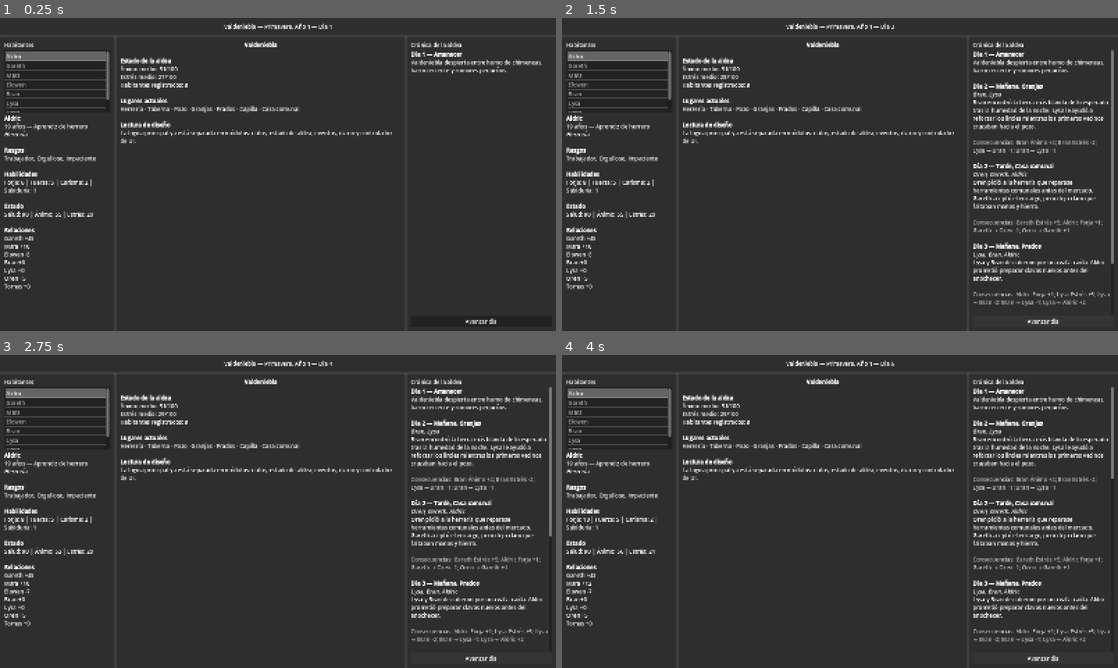
Above: before the commit, frames 1-4 (two rows, left to right).
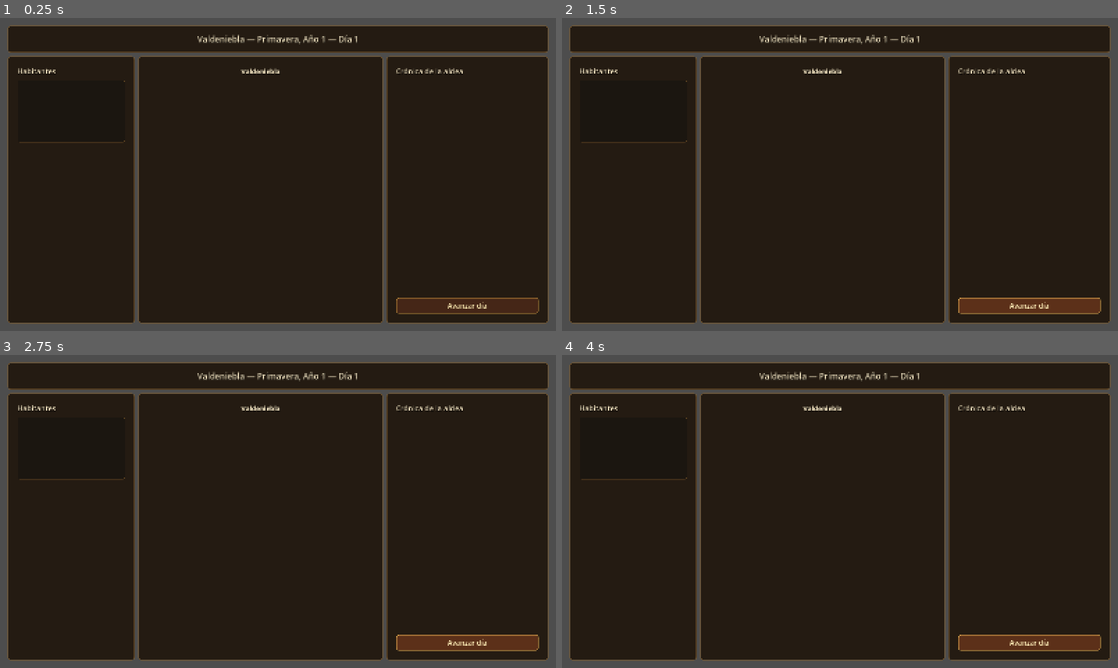
Above: after the commit, the same moments.

Repository: Nachobt98/valdeniebla
Game: Godot game, scene res://main.tscn
The game is run twice, just before and just after one commit, with the same random seed, the same clock (stepped at 60 frames per second) and the same inputs.
Inputs:
- Up to frame 1 (0.25 s): no input
- Up to frame 2 (1.5 s): click "Avanzar día" at 0.5 s; click "Avanzar día" at 1.25 s
- Up to frame 3 (2.75 s): click "Avanzar día" at 2 s
- Up to frame 4 (4 s): tap Enter at 2.75 s; tap Space at 3.5 s

The runs differ from the first frame. In frame 1, 95% of the frame differs, in the area x 0-100%, y 0-100%; in frame 2, 97%; in frame 3, 97%; in frame 4, 97%.
Error after the commit: Cannot call method 'clear' on a null value. (res://main.gd:34)

Commit message:
Apply medieval theme to main scene

Diff:
--- a/main.tscn
+++ b/main.tscn
@@ -1,6 +1,7 @@
-[gd_scene format=3 uid="uid://cx2gg7f7u2nma"]
+[gd_scene load_steps=2 format=3 uid="uid://cx2gg7f7u2nma"]
 
 [ext_resource type="Script" uid="uid://c88b0e7vayckq" path="res://main.gd" id="1_ig7tw"]
+[ext_resource type="Theme" path="res://themes/valdeniebla_theme.tres" id="2_theme"]
 
 [node name="Main" type="Control" unique_id=20052421]
 layout_mode = 3
@@ -9,73 +10,93 @@
 anchor_bottom = 1.0
 grow_horizontal = 2
 grow_vertical = 2
+theme = ExtResource("2_theme")
 script = ExtResource("1_ig7tw")
 
-[node name="RootLayout" type="VBoxContainer" parent="." unique_id=1643269409]
+[node name="RootMargin" type="MarginContainer" parent="."]
 layout_mode = 1
 anchors_preset = 15
 anchor_right = 1.0
 anchor_bottom = 1.0
 grow_horizontal = 2
 grow_vertical = 2
+theme_override_constants/margin_left = 22
+theme_override_constants/margin_top = 22
+theme_override_constants/margin_right = 22
+theme_override_constants/margin_bottom = 22
 
-[node name="TopBar" type="PanelContainer" parent="RootLayout" unique_id=710608766]
-custom_minimum_size = Vector2(0, 50)
+[node name="RootLayout" type="VBoxContainer" parent="RootMargin" unique_id=1643269409]
+layout_mode = 2
+theme_override_constants/separation = 10
+
+[node name="TopBar" type="PanelContainer" parent="RootMargin/RootLayout" unique_id=710608766]
+custom_minimum_size = Vector2(0, 72)
 layout_mode = 2
 
-[node name="TitleLabel" type="Label" parent="RootLayout/TopBar" unique_id=1961473249]
+[node name="TopBarMargin" type="MarginContainer" parent="RootMargin/RootLayout/TopBar"]
+layout_mode = 2
+theme_override_constants/margin_left = 20
+theme_override_constants/margin_top = 10
+theme_override_constants/margin_right = 20
+theme_override_constants/margin_bottom = 10
+
+[node name="TitleLabel" type="Label" parent="RootMargin/RootLayout/TopBar/TopBarMargin" unique_id=1961473249]
 layout_mode = 2
 text = "Valdeniebla — Primavera, Año 1 — Día 1"
 horizontal_alignment = 1
 vertical_alignment = 1
+theme_override_font_sizes/font_size = 24
 
-[node name="MainContent" type="HBoxContainer" parent="RootLayout" unique_id=1511884775]
+[node name="MainContent" type="HBoxContainer" parent="RootMargin/RootLayout" unique_id=1511884775]
 layout_mode = 2
 size_flags_vertical = 3
+theme_override_constants/separation = 10
 alignment = 1
 
-[node name="LeftPanel" type="PanelContainer" parent="RootLayout/MainContent" unique_id=2027031128]
-custom_minimum_size = Vector2(330, 0)
+[node name="LeftPanel" type="PanelContainer" parent="RootMargin/RootLayout/MainContent" unique_id=2027031128]
+custom_minimum_size = Vector2(350, 0)
 layout_mode = 2
 
-[node name="NPCMargin" type="MarginContainer" parent="RootLayout/MainContent/LeftPanel" unique_id=753462593]
+[node name="NPCMargin" type="MarginContainer" parent="RootMargin/RootLayout/MainContent/LeftPanel" unique_id=753462593]
 layout_mode = 2
-theme_override_constants/margin_left = 12
-theme_override_constants/margin_top = 12
-theme_override_constants/margin_right = 12
-theme_override_constants/margin_bottom = 12
+theme_override_constants/margin_left = 16
+theme_override_constants/margin_top = 16
+theme_override_constants/margin_right = 16
+theme_override_constants/margin_bottom = 16
 
-[node name="NPCInfo" type="VBoxContainer" parent="RootLayout/MainContent/LeftPanel/NPCMargin" unique_id=229083717]
+[node name="NPCInfo" type="VBoxContainer" parent="RootMargin/RootLayout/MainContent/LeftPanel/NPCMargin" unique_id=229083717]
+layout_mode = 2
+theme_override_constants/separation = 10
+
+[node name="NPCListTitle" type="Label" parent="RootMargin/RootLayout/MainContent/LeftPanel/NPCMargin/NPCInfo"]
+layout_mode = 2
+text = "Habitantes"
+theme_override_font_sizes/font_size = 21
+
+[node name="NPCList" type="ItemList" parent="RootMargin/RootLayout/MainContent/LeftPanel/NPCMargin/NPCInfo"]
+custom_minimum_size = Vector2(310, 180)
 layout_mode = 2
 
-[node name="NPCListTitle" type="Label" parent="RootLayout/MainContent/LeftPanel/NPCMargin/NPCInfo"]
-layout_mode = 2
-text = "Habitantes"
-
-[node name="NPCList" type="ItemList" parent="RootLayout/MainContent/LeftPanel/NPCMargin/NPCInfo"]
-custom_minimum_size = Vector2(300, 180)
-layout_mode = 2
-
-[node name="NPCInfoLabel" type="RichTextLabel" parent="RootLayout/MainContent/LeftPanel/NPCMargin/NPCInfo"]
-custom_minimum_size = Vector2(300, 420)
+[node name="NPCInfoLabel" type="RichTextLabel" parent="RootMargin/RootLayout/MainContent/LeftPanel/NPCMargin/NPCInfo"]
+custom_minimum_size = Vector2(310, 440)
 layout_mode = 2
 size_flags_vertical = 3
 bbcode_enabled = true
 autowrap_mode = 2
 scroll_active = true
 
-[node name="VillagePanel" type="PanelContainer" parent="RootLayout/MainContent" unique_id=263680469]
+[node name="VillagePanel" type="PanelContainer" parent="RootMargin/RootLayout/MainContent" unique_id=263680469]
 layout_mode = 2
 size_flags_horizontal = 3
 
-[node name="VillageMargin" type="MarginContainer" parent="RootLayout/MainContent/VillagePanel" unique_id=5313855]
+[node name="VillageMargin" type="MarginContainer" parent="RootMargin/RootLayout/MainContent/VillagePanel" unique_id=5313855]
 layout_mode = 2
-theme_override_constants/margin_left = 12
-theme_override_constants/margin_top = 12
-theme_override_constants/margin_right = 12
-theme_override_constants/margin_bottom = 12
+theme_override_constants/margin_left = 24
+theme_override_constants/margin_top = 18
+theme_override_constants/margin_right = 24
+theme_override_constants/margin_bottom = 18
 
-[node name="VillageOverviewLabel" type="RichTextLabel" parent="RootLayout/MainContent/VillagePanel/VillageMargin" unique_id=214393829]
+[node name="VillageOverviewLabel" type="RichTextLabel" parent="RootMargin/RootLayout/MainContent/VillagePanel/VillageMargin" unique_id=214393829]
 layout_mode = 2
 size_flags_horizontal = 3
 size_flags_vertical = 3
@@ -83,27 +104,29 @@
 autowrap_mode = 2
 text = "[center][b]Valdeniebla[/b][/center]"
 
-[node name="RightPanel" type="PanelContainer" parent="RootLayout/MainContent" unique_id=1118883479]
-custom_minimum_size = Vector2(430, 0)
+[node name="RightPanel" type="PanelContainer" parent="RootMargin/RootLayout/MainContent" unique_id=1118883479]
+custom_minimum_size = Vector2(450, 0)
 layout_mode = 2
 
-[node name="NPCMargin" type="MarginContainer" parent="RootLayout/MainContent/RightPanel" unique_id=1274842473]
+[node name="NPCMargin" type="MarginContainer" parent="RootMargin/RootLayout/MainContent/RightPanel" unique_id=1274842473]
 layout_mode = 2
-theme_override_constants/margin_left = 12
-theme_override_constants/margin_top = 12
-theme_override_constants/margin_right = 12
-theme_override_constants/margin_bottom = 12
+theme_override_constants/margin_left = 16
+theme_override_constants/margin_top = 16
+theme_override_constants/margin_right = 16
+theme_override_constants/margin_bottom = 16
 
-[node name="DiaryPanel" type="VBoxContainer" parent="RootLayout/MainContent/RightPanel/NPCMargin" unique_id=1672511313]
-custom_minimum_size = Vector2(400, 0)
+[node name="DiaryPanel" type="VBoxContainer" parent="RootMargin/RootLayout/MainContent/RightPanel/NPCMargin" unique_id=1672511313]
+custom_minimum_size = Vector2(410, 0)
 layout_mode = 2
+theme_override_constants/separation = 10
 
-[node name="DiaryTitleLabel" type="Label" parent="RootLayout/MainContent/RightPanel/NPCMargin/DiaryPanel" unique_id=987979208]
+[node name="DiaryTitleLabel" type="Label" parent="RootMargin/RootLayout/MainContent/RightPanel/NPCMargin/DiaryPanel" unique_id=987979208]
 layout_mode = 2
 text = "Crónica de la aldea"
+theme_override_font_sizes/font_size = 21
 
-[node name="DiaryEntriesLabel" type="RichTextLabel" parent="RootLayout/MainContent/RightPanel/NPCMargin/DiaryPanel" unique_id=1766414139]
-custom_minimum_size = Vector2(400, 520)
+[node name="DiaryEntriesLabel" type="RichTextLabel" parent="RootMargin/RootLayout/MainContent/RightPanel/NPCMargin/DiaryPanel" unique_id=1766414139]
+custom_minimum_size = Vector2(410, 520)
 layout_mode = 2
 size_flags_vertical = 3
 bbcode_enabled = true
@@ -111,6 +134,8 @@
 scroll_active = true
 text = ""
 
-[node name="AdvanceDayButton" type="Button" parent="RootLayout/MainContent/RightPanel/NPCMargin/DiaryPanel" unique_id=1626155714]
+[node name="AdvanceDayButton" type="Button" parent="RootMargin/RootLayout/MainContent/RightPanel/NPCMargin/DiaryPanel" unique_id=1626155714]
+custom_minimum_size = Vector2(0, 46)
 layout_mode = 2
 text = "Avanzar día"
+theme_override_font_sizes/font_size = 20
